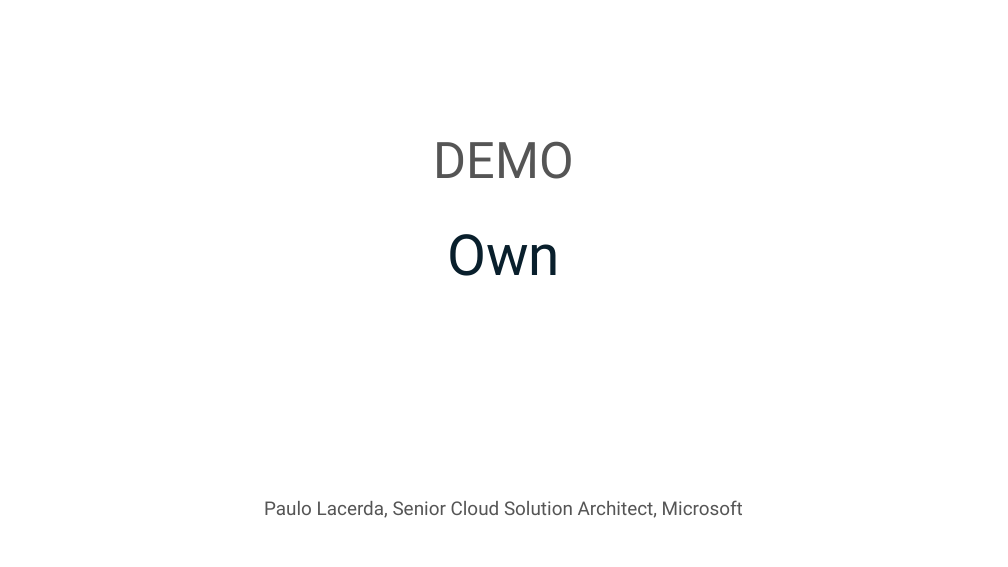
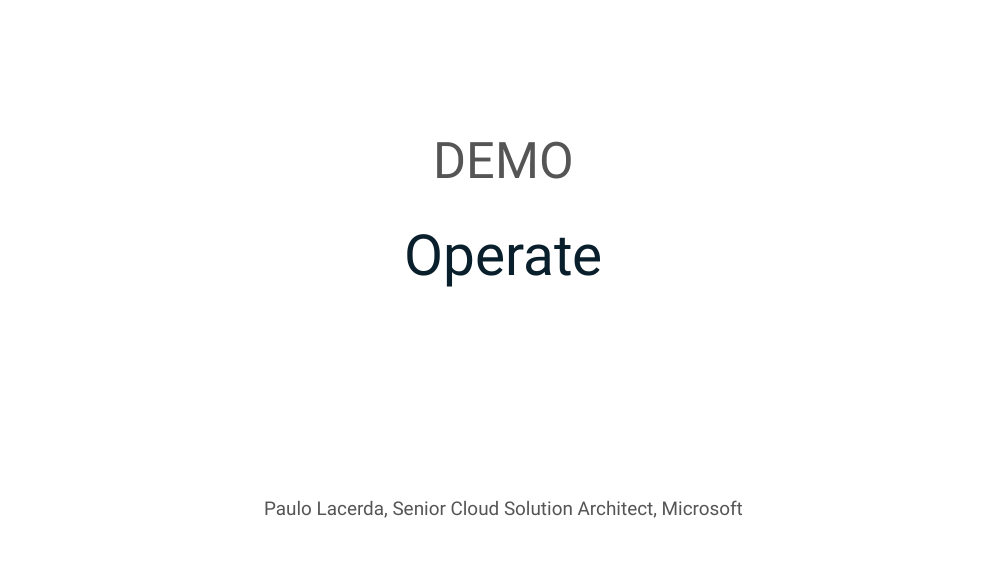
Before and after one commit to Azure/agentops-workshop, a slide deck: slide 26 of short/slides.pptx. Drawn at 1008x567 pixels with LibreOffice and Linux fonts; fonts in the diff are those of the drawing. Boxes give left, top, right and bottom in pixels: in the first picture for what was removed or moved away, otherwise in the second. Text is boxed around its words. In the diff, an @@ line names an element or a change of style, - is before the commit and + after.

```diff
--- a/short/slides.pptx
+++ b/short/slides.pptx
@@ text at [405,234,603,287]: text changed @@
-Own
+Operate
```
Also in this commit, not shown: 5 other slides changed, 1 other file.
